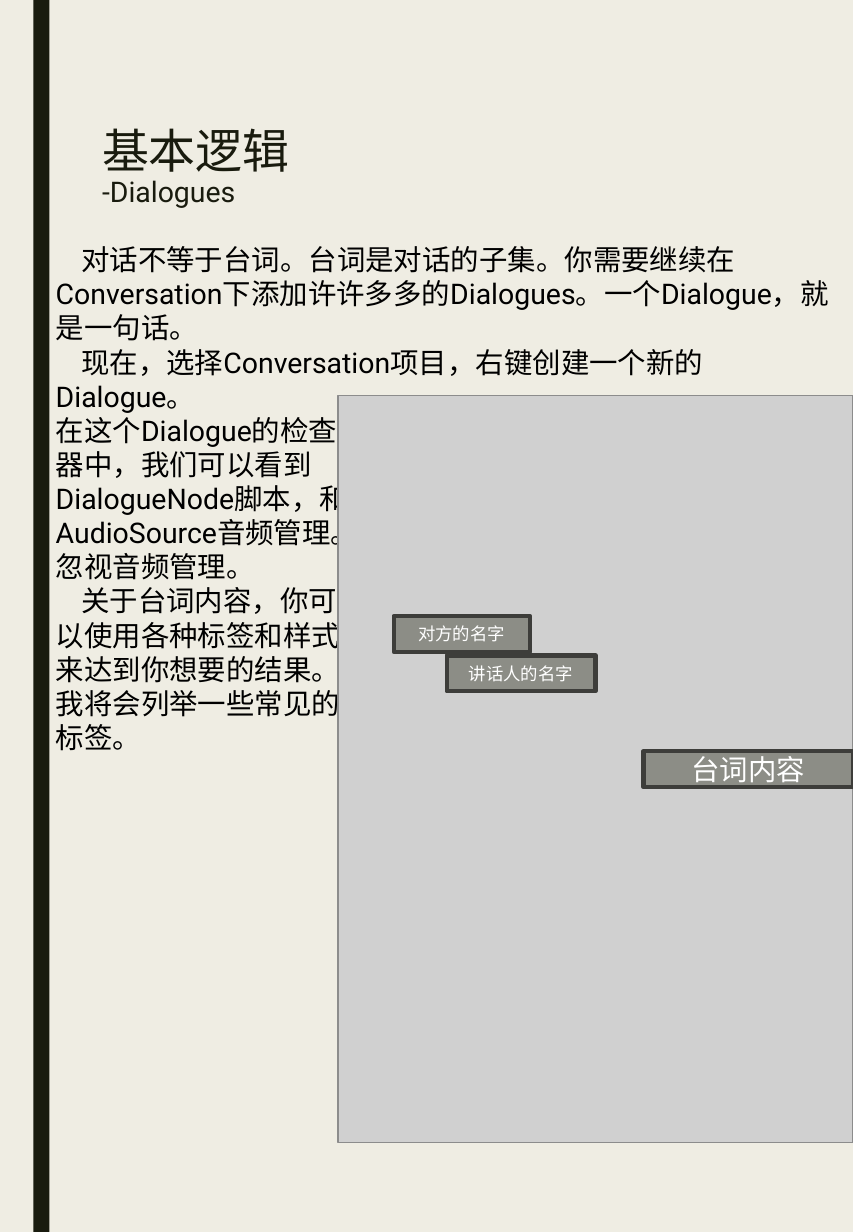
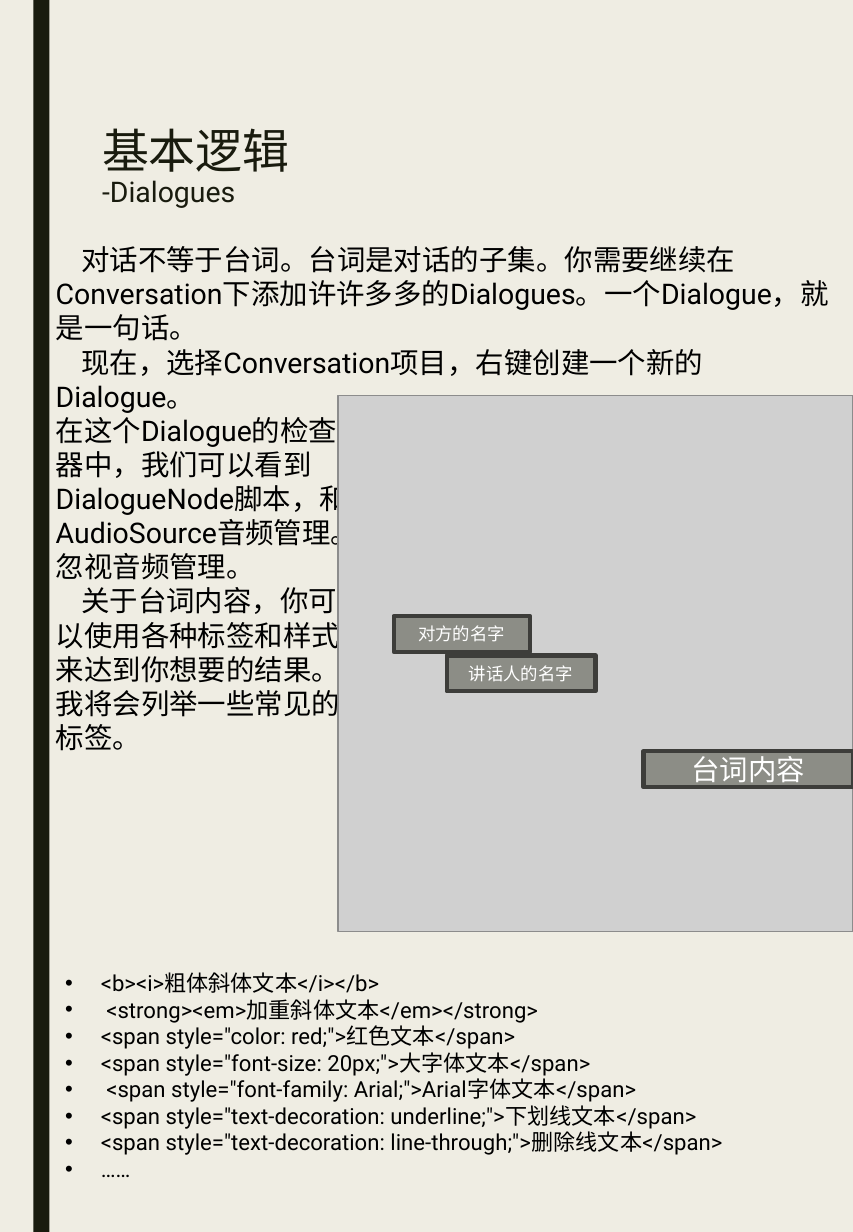
Before and after one commit to MakuraU/ReGame, a slide deck: slide 6 of Assets/如何使用VisualNovelEngine.pptx. Drawn at 853x1232 pixels with LibreOffice and Linux fonts; fonts in the diff are those of the drawing; grey boxes stand for pictures. Boxes give left, top, right and bottom in pixels: in the first picture for what was removed or moved away, otherwise in the second. Text is boxed around its words. In the diff, an @@ line names an element or a change of style, - is before the commit and + after.

Commit message:
ppt

```diff
--- a/Assets/如何使用VisualNovelEngine.pptx
+++ b/Assets/如何使用VisualNovelEngine.pptx
@@ picture resized from (x1=338, y1=396, x2=853, y2=1143) to (x1=338, y1=396, x2=853, y2=933) @@
@@ text added at (x1=101, y1=972, x2=722, y2=1155), 14 pt, text #000000 @@
+• <b><i>粗体斜体文本</i></b>
+• <strong><em>加重斜体文本</em></strong>
+• <span style="color: red;">红色文本</span>
+• <span style="font-size: 20px;">大字体文本</span>
+• <span style="font-family: Arial;">Arial字体文本</span>
+• <span style="text-decoration: underline;">下划线文本</span>
+• <span style="text-decoration: line-through;">删除线文本</span>
+• ……
```
